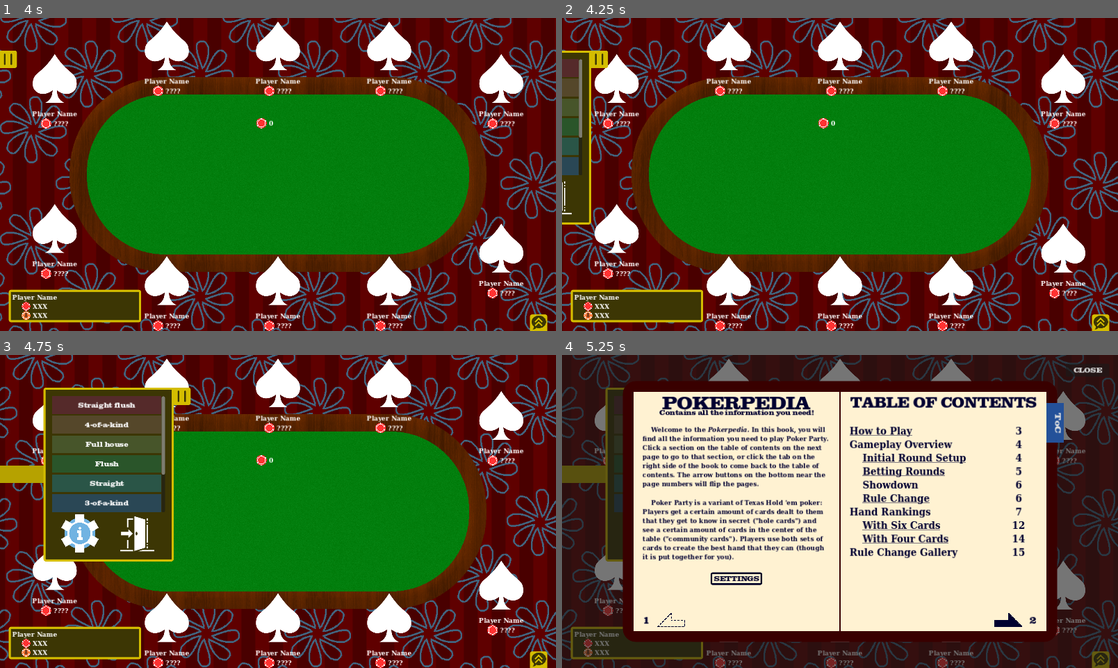
Above: before the commit, frames 1-4 (two rows, left to right).
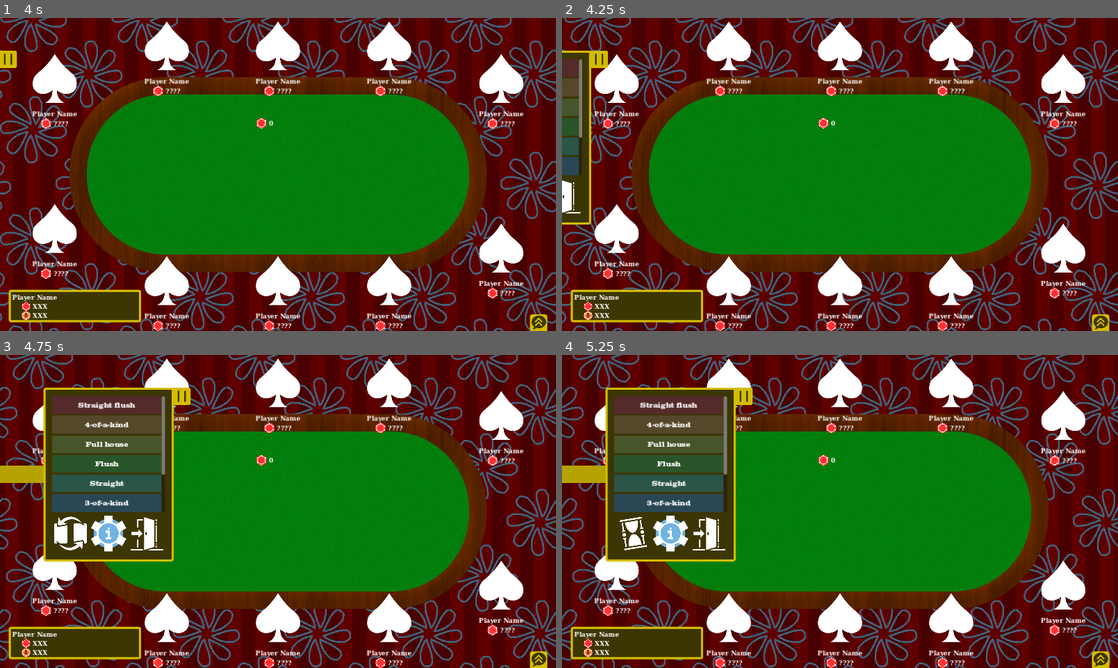
Above: after the commit, the same moments.

Repository: rwilson02/Poker-Party
Game: Godot game, scene res://scenes/Gameplay.tscn
Two runs of this game, one before a commit and one after it. Both use one fixed random seed, a clock stepped at 60 frames per second and the inputs below. This scene is started directly instead of the project's main scene. Sound files missing from this copy of the repository are replaced by a short silence.
Inputs (mouse positions are in pixels of both pictures, inside the frame that each line leads up to; where the layout moved, square brackets give the same spot in the first picture):
- Up to frame 1 (4 s): tap Enter (send_message) at 0.5, 2.85 s; hold Up (ui_up) 0.53-1.28 s; hold B (bet_raise) 0.53-1.28 s; hold Down (ui_down) 1.28-2.03 s; tap V (check_call) at 1.35 s; hold N (fold) 2.03-2.78 s; hold Up (ui_up) 2.03-3.53 s; hold Down (ui_down) from 3.53 s (still down); hold B (bet_raise) from 3.53 s (still down)
- Up to frame 2 (4.25 s): keep holding Down (ui_down); keep holding B (bet_raise); tap Escape (pause) at 4.15 s
- Up to frame 3 (4.75 s): keep holding Down (ui_down); release B (bet_raise) at 4.28 s; tap V (check_call) at 4.35 s
- Up to frame 4 (5.25 s): release Down (ui_down) at 5 s; click (634, 533) [639, 533] at 5 s

Frame 1 is identical in both runs. In frame 2, 0.2% of the frame differs, in the area x 0-4%, y 51-63%; in frame 3, 1.5%; in frame 4, 96%, in the area x 0-100%, y 0-100%.
Error before the commit: Trying to assign value of type 'TextureButton' to a variable of type 'Button'. (res://scripts/ui/menu_manager.gd:28)
Error after the commit: Invalid access to property or key 'settings_changed' on a base object of type 'null instance'. (res://scripts/gameplay/gameplay_music.gd:18)

Commit message:
Update menu_manager.gd

Diff:
--- a/scripts/ui/menu_manager.gd
+++ b/scripts/ui/menu_manager.gd
@@ -25,12 +25,11 @@
 			do_it_again.emit(true)
 		)
 		end_screen.get_node("HBoxContainer/ContinueButton").visible = true
-		var pause_restart: Button = pause.get_node("%Restart")
+		var pause_restart = pause.get_node("%Restart")
 		pause_restart.visible = true
 		pause_restart.pressed.connect(
 			func():
 				request_restart.emit()
-				pause_restart.text = "AWAITING..."
 				pause_restart.disabled = true
 		)
 
